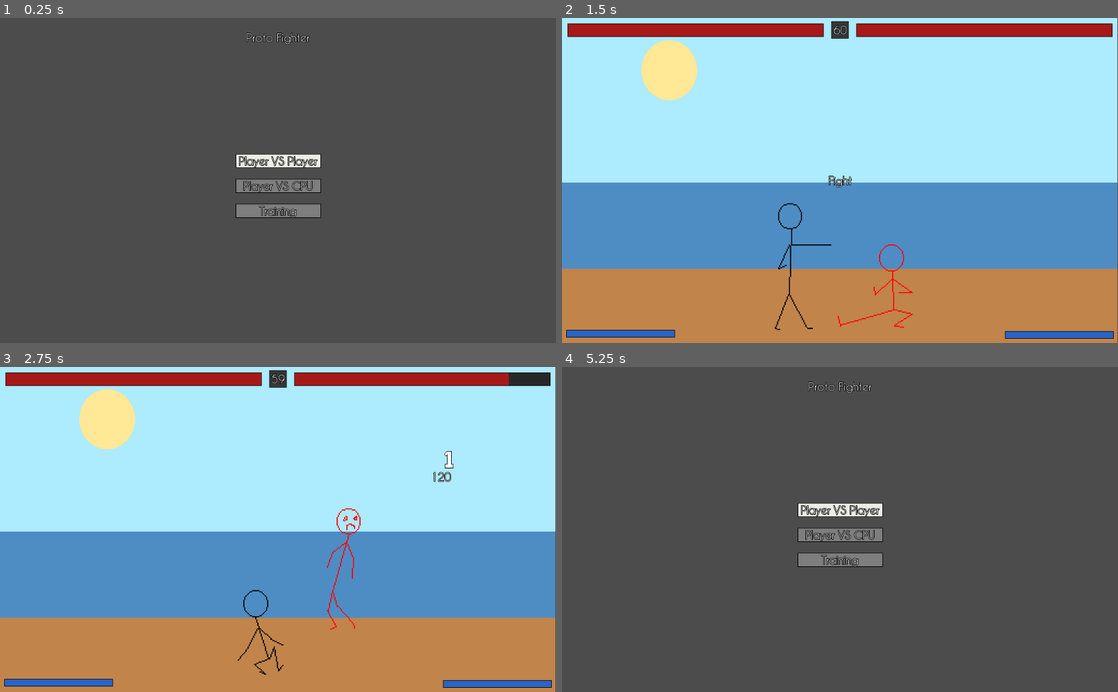
Above: before the commit, frames 1-4 (two rows, left to right).
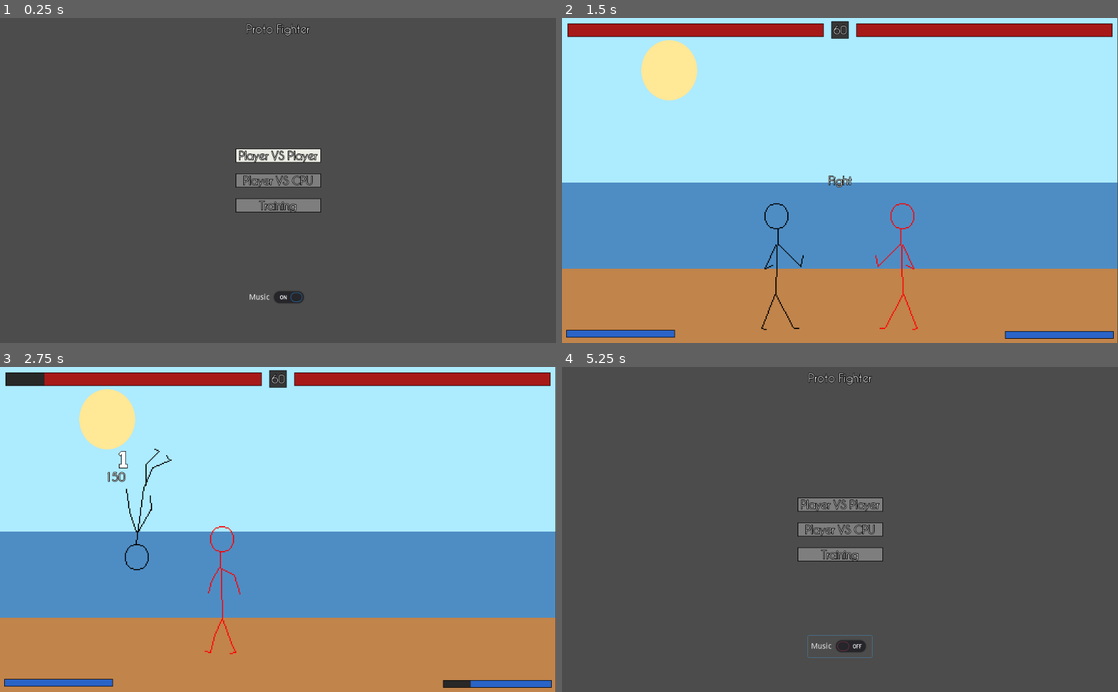
Above: after the commit, the same moments.

Repository: LukeSSJ/MiniFighter
Game: Godot game, scene res://Menu.tscn
The game is run twice, just before and just after one commit, with the same random seed, the same clock (stepped at 60 frames per second) and the same inputs.
Inputs (mouse positions are in pixels of both pictures, inside the frame that each line leads up to):
- Up to frame 1 (0.25 s): no input
- Up to frame 2 (1.5 s): click "Player VS CPU" at 0.5 s; tap Enter at 1.25 s; hold D (keyboard_right) from 1.28 s (still down); tap J (ui_accept) at 1.35 s
- Up to frame 3 (2.75 s): tap J (ui_accept) at 1.52, 1.82, 2.27, 2.3, 2.57 s; release D (keyboard_right) at 2.03 s; hold S from 2.03 s (still down); tap L at 2.1 s
- Up to frame 4 (5.25 s): release S at 2.78 s; hold D (keyboard_right) 2.78-3.53 s; tap J (ui_accept) at 2.85, 3.77, 3.8, 4.07, 4.35, 4.52, 4.82 s; hold W 3.53-4.28 s; tap L at 3.6 s; hold A (keyboard_left) 4.28-5 s; tap Escape (pause) at 4.9 s; click (840, 646) at 5 s, where only the run after the commit has a clickable "Music"

The runs differ from the first frame. In frame 1, 2.5% of the frame differs, in the area x 42-58%, y 1-88%; in frame 2, 1.0%; in frame 3, 2.0%; in frame 4, 2.6%, in the area x 42-58%, y 1-90%.

Commit message:
More SFX + Music

Diff:
--- a/Global.gd
+++ b/Global.gd
@@ -13,5 +13,7 @@
 	UNBLOCKABLE,
 }
 
+var music = true
+
 var game_mode
 var input_methods = []
--- a/Hitbox.gd
+++ b/Hitbox.gd
@@ -11,6 +11,8 @@
 export (Global.Guard) var guard = Global.Guard.MID
 export var on_hit_action = ""
 export var cancel_to = ""
+export var hit_sfx = "Hit"
+export var pitch_mod = 1.0
 
 var player
 var facing
--- a/Main.gd
+++ b/Main.gd
@@ -15,6 +15,8 @@
 func _ready():
 	UI.connect("rematch", self, "game_start")
 	game_start()
+	if Global.music:
+		$Music.play()
 
 func _process(_delta):
 	if Input.is_action_just_pressed("pause"):
@@ -46,7 +48,9 @@
 		p[i].connect("set_combo_count", UI, "set_combo_count")
 		p[i].connect("knocked_out", self, "knocked_out")
 		$Floor.add_child(p[i])
-		UI.update_hp(i, 100)
+		UI.update_hp(i, p[i].hp)
+		UI.update_special(i, p[i].special)
+		UI.set_combo_count(p[i])
 		UI.set_wins(i, wins[i])
 	p[0].other_player = p[1]
 	p[1].other_player = p[0]
--- a/Main.tscn
+++ b/Main.tscn
@@ -1,8 +1,9 @@
-[gd_scene load_steps=4 format=2]
+[gd_scene load_steps=5 format=2]
 
 [ext_resource path="res://Main.gd" type="Script" id=1]
 [ext_resource path="res://UI.tscn" type="PackedScene" id=2]
 [ext_resource path="res://stage/beach.png" type="Texture" id=3]
+[ext_resource path="res://music/summon-the-rawk_kevin-macleod.wav" type="AudioStream" id=4]
 
 [node name="Main" type="Node2D"]
 position = Vector2( -1, 0 )
@@ -17,7 +18,7 @@
 [node name="TimerRound" type="Timer" parent="."]
 
 [node name="TimerRoundStart" type="Timer" parent="."]
-wait_time = 0.8
+wait_time = 1.5
 one_shot = true
 
 [node name="TimerNextRound" type="Timer" parent="."]
@@ -25,6 +26,10 @@
 one_shot = true
 
 [node name="UI" parent="." instance=ExtResource( 2 )]
+
+[node name="Music" type="AudioStreamPlayer" parent="."]
+stream = ExtResource( 4 )
+volume_db = -6.0
 [connection signal="timeout" from="TimerRound" to="." method="timer_count_down"]
 [connection signal="timeout" from="TimerRoundStart" to="." method="fight"]
 [connection signal="timeout" from="TimerNextRound" to="." method="next_round"]
--- a/Menu.gd
+++ b/Menu.gd
@@ -3,14 +3,20 @@
 onready var VsPlayer = $Main/Buttons/List/VsPlayer
 onready var VsCPU = $Main/Buttons/List/VsCPU
 onready var Training = $Main/Buttons/List/Training
+onready var Music = $Main/Options/Music
 onready var ChooseInput = $ChooseInput
 
 func _ready():
 	VsPlayer.connect("pressed", self, "vs_player")
 	VsCPU.connect("pressed", self, "vs_cpu")
 	Training.connect("pressed", self, "training")
+
+	Music.connect("toggled", self, "toggle_music")
+	Music.pressed = Global.music
+
 	ChooseInput.connect("input_choosen", self, "input_choosen")
 	ChooseInput.connect("cancel", self, "input_choosen_cancelled")
+
 	VsPlayer.grab_focus()
 
 func vs_player():
@@ -30,14 +36,21 @@
 	$Main.hide()
 	ChooseInput.choose(false)
 
+func toggle_music(on):
+	Global.music = on
+
 func input_choosen(players):
 	Global.input_methods = players
 	clear_inputs("p1_")
 	if players[0] != null:
 		map_inputs("p1_", players[0])
+	else:
+		map_inputs("p1_", players[1] + 1)
 	clear_inputs("p2_")
 	if players[1] != null:
 		map_inputs("p2_", players[1])
+	else:
+		map_inputs("p2_", players[0] + 1)
 	get_tree().change_scene("res://Main.tscn")
 
 func input_choosen_cancelled():
--- a/Menu.tscn
+++ b/Menu.tscn
@@ -8,21 +8,38 @@
 script = ExtResource( 2 )
 
 [node name="Main" type="Control" parent="."]
-margin_right = 40.0
-margin_bottom = 40.0
+anchor_right = 1.0
+anchor_bottom = 1.0
 __meta__ = {
 "_edit_use_anchors_": false
 }
+
+[node name="Title" type="MarginContainer" parent="Main"]
+anchor_left = 0.5
+anchor_right = 0.5
+margin_left = -58.0
+margin_right = 58.0
+margin_bottom = 40.0
+theme = ExtResource( 1 )
+__meta__ = {
+"_edit_use_anchors_": false
+}
+
+[node name="Label" type="Label" parent="Main/Title"]
+margin_top = 8.0
+margin_right = 116.0
+margin_bottom = 32.0
+text = "Proto Fighter"
 
 [node name="Buttons" type="MarginContainer" parent="Main"]
 anchor_left = 0.5
 anchor_top = 0.5
 anchor_right = 0.5
 anchor_bottom = 0.5
-margin_left = 413.5
-margin_top = 231.0
-margin_right = 570.5
-margin_bottom = 349.0
+margin_left = -78.5
+margin_top = -59.0
+margin_right = 78.5
+margin_bottom = 59.0
 theme = ExtResource( 1 )
 __meta__ = {
 "_edit_use_anchors_": false
@@ -50,23 +67,24 @@
 margin_bottom = 118.0
 text = "Training"
 
-[node name="Title" type="MarginContainer" parent="Main"]
+[node name="Options" type="MarginContainer" parent="Main"]
 anchor_left = 0.5
+anchor_top = 1.0
 anchor_right = 0.5
-margin_left = 434.0
-margin_top = 16.0
-margin_right = 550.0
-margin_bottom = 56.0
-theme = ExtResource( 1 )
+anchor_bottom = 1.0
+margin_left = -59.0
+margin_top = -104.0
+margin_right = 59.0
+margin_bottom = -64.0
 __meta__ = {
 "_edit_use_anchors_": false
 }
 
-[node name="Label" type="Label" parent="Main/Title"]
-margin_top = 8.0
-margin_right = 116.0
-margin_bottom = 32.0
-text = "Proto Fighter"
+[node name="Music" type="CheckButton" parent="Main/Options"]
+margin_right = 118.0
+margin_bottom = 40.0
+pressed = true
+text = "Music"
 
 [node name="ChooseInput" parent="." instance=ExtResource( 3 )]
 visible = false
--- a/Player.gd
+++ b/Player.gd
@@ -67,8 +67,6 @@
 func _ready():
 	half_width = $Collision.shape.extents.x
 	perform_action("Stand")
-	emit_signal("set_combo_count", self)
-	emit_signal("update_special", index, special)
 
 func set_index(set_index):
 	index = set_index
@@ -82,7 +80,7 @@
 func _process(delta):
 	controller.update()
 	controller.dir.x *= facing
-	if hitstop:
+	if hitstop or is_queued_for_deletion():
 		return
 
 	if special_regen:
@@ -274,9 +272,10 @@
 	if !x_mod:
 		x_mod = hitbox.owner.facing
 	var apply_pushback = false
+	var sfx
 	if blocked:
 		in_blockstun = true
-		$SFX/Block.play()
+		sfx = $SFX/Block
 		if controller.dir.y == 1:
 			perform_action("CrouchBlock")
 			set_pose(Pose.CROUCH)
@@ -286,7 +285,7 @@
 		apply_pushback = true
 	else:
 		in_blockstun = false
-		$SFX/Hit.play()
+		sfx = $SFX.get_node(hitbox.hit_sfx)
 		if combo_count > 0:
 			damage *= 0.3
 		combo_count += 1
@@ -316,6 +315,8 @@
 	hp -= damage
 	state = State.HITSTUN
 	emit_signal("take_damage", index, hp)
+	sfx.pitch_scale = hitbox.pitch_mod
+	sfx.play()
 	if hp <= 0:
 		perform_action("KO")
 		active = false
--- a/Player.tscn
+++ b/Player.tscn
@@ -40,11 +40,13 @@
 [ext_resource path="res://shader/silouette.shader" type="Shader" id=38]
 [ext_resource path="res://player/walk.png" type="Texture" id=39]
 [ext_resource path="res://player/walk_back.png" type="Texture" id=40]
-[ext_resource path="res://sfx/whiff_light.wav" type="AudioStream" id=41]
+[ext_resource path="res://sfx/whiff_light2.wav" type="AudioStream" id=41]
 [ext_resource path="res://sfx/grab.wav" type="AudioStream" id=42]
-[ext_resource path="res://sfx/block.wav" type="AudioStream" id=43]
-[ext_resource path="res://sfx/knockdown.wav" type="AudioStream" id=44]
-[ext_resource path="res://sfx/hit.wav" type="AudioStream" id=45]
+[ext_resource path="res://sfx/block_metal.wav" type="AudioStream" id=43]
+[ext_resource path="res://sfx/thud.wav" type="AudioStream" id=44]
+[ext_resource path="res://sfx/slap.wav" type="AudioStream" id=45]
+[ext_resource path="res://sfx/whiff_heavy.wav" type="AudioStream" id=46]
+[ext_resource path="res://sfx/hit_heavy3.wav" type="AudioStream" id=47]
 
 [sub_resource type="ShaderMaterial" id=1]
 shader = ExtResource( 38 )
@@ -58,40 +60,40 @@
 region = Rect2( 0, 0, 64, 128 )
 
 [sub_resource type="AtlasTexture" id=4]
+atlas = ExtResource( 40 )
+region = Rect2( 0, 0, 64, 128 )
+
+[sub_resource type="AtlasTexture" id=5]
+atlas = ExtResource( 40 )
+region = Rect2( 64, 0, 64, 128 )
+
+[sub_resource type="AtlasTexture" id=6]
+atlas = ExtResource( 40 )
+region = Rect2( 128, 0, 64, 128 )
+
+[sub_resource type="AtlasTexture" id=7]
+atlas = ExtResource( 40 )
+region = Rect2( 192, 0, 64, 128 )
+
+[sub_resource type="AtlasTexture" id=8]
+atlas = ExtResource( 40 )
+region = Rect2( 256, 0, 64, 128 )
+
+[sub_resource type="AtlasTexture" id=9]
 atlas = ExtResource( 39 )
 region = Rect2( 0, 0, 64, 128 )
 
-[sub_resource type="AtlasTexture" id=5]
+[sub_resource type="AtlasTexture" id=10]
 atlas = ExtResource( 39 )
 region = Rect2( 64, 0, 64, 128 )
 
-[sub_resource type="AtlasTexture" id=6]
+[sub_resource type="AtlasTexture" id=11]
 atlas = ExtResource( 39 )
 region = Rect2( 128, 0, 64, 128 )
 
-[sub_resource type="AtlasTexture" id=7]
+[sub_resource type="AtlasTexture" id=12]
 atlas = ExtResource( 39 )
 region = Rect2( 192, 0, 64, 128 )
-
-[sub_resource type="AtlasTexture" id=8]
-atlas = ExtResource( 40 )
-region = Rect2( 0, 0, 64, 128 )
-
-[sub_resource type="AtlasTexture" id=9]
-atlas = ExtResource( 40 )
-region = Rect2( 64, 0, 64, 128 )
-
-[sub_resource type="AtlasTexture" id=10]
-atlas = ExtResource( 40 )
-region = Rect2( 128, 0, 64, 128 )
-
-[sub_resource type="AtlasTexture" id=11]
-atlas = ExtResource( 40 )
-region = Rect2( 192, 0, 64, 128 )
-
-[sub_resource type="AtlasTexture" id=12]
-atlas = ExtResource( 40 )
-region = Rect2( 256, 0, 64, 128 )
 
 [sub_resource type="SpriteFrames" id=13]
 animations = [ {
@@ -100,15 +102,15 @@
 "name": "default",
 "speed": 12.0
 }, {
-"frames": [ SubResource( 4 ), SubResource( 5 ), SubResource( 6 ), SubResource( 7 ) ],
+"frames": [ SubResource( 4 ), SubResource( 5 ), SubResource( 6 ), SubResource( 7 ), SubResource( 8 ) ],
+"loop": true,
+"name": "walk_back",
+"speed": 12.0
+}, {
+"frames": [ SubResource( 9 ), SubResource( 10 ), SubResource( 11 ), SubResource( 12 ) ],
 "loop": true,
 "name": "walk",
 "speed": 12.0
-}, {
-"frames": [ SubResource( 8 ), SubResource( 9 ), SubResource( 10 ), SubResource( 11 ), SubResource( 12 ) ],
-"loop": true,
-"name": "walk_back",
-"speed": 12.0
 } ]
 
 [sub_resource type="RectangleShape2D" id=14]
@@ -160,7 +162,7 @@
 extents = Vector2( 30, 115 )
 
 [sub_resource type="RectangleShape2D" id=30]
-extents = Vector2( 30, 58 )
+extents = Vector2( 43, 34 )
 
 [sub_resource type="Animation" id=31]
 length = 0.4
@@ -292,13 +294,13 @@
 "values": [ Vector2( 31, -36 ) ]
 }
 tracks/4/type = "method"
-tracks/4/path = NodePath("SFX/WhiffLight")
+tracks/4/path = NodePath("SFX/WhiffMed")
 tracks/4/interp = 1
 tracks/4/loop_wrap = true
 tracks/4/imported = false
 tracks/4/enabled = true
 tracks/4/keys = {
-"times": PoolRealArray( 0.0666667 ),
+"times": PoolRealArray( 0.068 ),
 "transitions": PoolRealArray( 1 ),
 "values": [ {
 "args": [ 0.0 ],
@@ -370,13 +372,13 @@
 "values": [ Vector2( 65, 25 ), Vector2( 30, 26 ) ]
 }
 tracks/5/type = "method"
-tracks/5/path = NodePath("SFX/WhiffLight")
+tracks/5/path = NodePath("SFX/WhiffMed")
 tracks/5/interp = 1
 tracks/5/loop_wrap = true
 tracks/5/imported = false
 tracks/5/enabled = true
 tracks/5/keys = {
-"times": PoolRealArray( 0.133333 ),
+"times": PoolRealArray( 0.136 ),
 "transitions": PoolRealArray( 1 ),
 "values": [ {
 "args": [ 0.0 ],
@@ -526,13 +528,13 @@
 "values": [ Vector2( 39, 30 ) ]
 }
 tracks/5/type = "method"
-tracks/5/path = NodePath("SFX/WhiffLight")
+tracks/5/path = NodePath("SFX/WhiffMed")
 tracks/5/interp = 1
 tracks/5/loop_wrap = true
 tracks/5/imported = false
 tracks/5/enabled = true
 tracks/5/keys = {
-"times": PoolRealArray( 0.0833333 ),
+"times": PoolRealArray( 0.085 ),
 "transitions": PoolRealArray( 1 ),
 "values": [ {
 "args": [ 0.0 ],
@@ -604,13 +606,13 @@
 "values": [ Vector2( 47, 82 ), Vector2( 58, 68 ), Vector2( 34, 45 ) ]
 }
 tracks/5/type = "method"
-tracks/5/path = NodePath("SFX/WhiffLight")
+tracks/5/path = NodePath("SFX/WhiffHeavy")
 tracks/5/interp = 1
 tracks/5/loop_wrap = true
 tracks/5/imported = false
 tracks/5/enabled = true
 tracks/5/keys = {
-"times": PoolRealArray( 0.15 ),
+"times": PoolRealArray( 0.136 ),
 "transitions": PoolRealArray( 1 ),
 "values": [ {
 "args": [ 0.0 ],
@@ -746,6 +748,20 @@
 "update": 0,
 "values": [ Vector2( 43, 34 ) ]
 }
+tracks/6/type = "method"
+tracks/6/path = NodePath("SFX/WhiffLight")
+tracks/6/interp = 1
+tracks/6/loop_wrap = true
+tracks/6/imported = false
+tracks/6/enabled = true
+tracks/6/keys = {
+"times": PoolRealArray( 0.187 ),
+"transitions": PoolRealArray( 1 ),
+"values": [ {
+"args": [ 0.0 ],
+"method": "play"
+} ]
+}
 
 [sub_resource type="Animation" id=44]
 length = 0.5
@@ -957,13 +973,13 @@
 "values": [ Vector2( 52, 27 ), Vector2( 75, 27 ) ]
 }
 tracks/5/type = "method"
-tracks/5/path = NodePath("SFX/WhiffLight")
+tracks/5/path = NodePath("SFX/WhiffMed")
 tracks/5/interp = 1
 tracks/5/loop_wrap = true
 tracks/5/imported = false
 tracks/5/enabled = true
 tracks/5/keys = {
-"times": PoolRealArray( 0.0833333 ),
+"times": PoolRealArray( 0.085 ),
 "transitions": PoolRealArray( 1 ),
 "values": [ {
 "args": [ 0.0 ],
@@ -1034,13 +1050,13 @@
 "values": [ Vector2( 17, 67 ), Vector2( 29, 80 ) ]
 }
 tracks/5/type = "method"
-tracks/5/path = NodePath("SFX/WhiffLight")
+tracks/5/path = NodePath("SFX/WhiffMed")
 tracks/5/interp = 1
 tracks/5/loop_wrap = true
 tracks/5/imported = false
 tracks/5/enabled = true
 tracks/5/keys = {
-"times": PoolRealArray( 0.183333 ),
+"times": PoolRealArray( 0.187 ),
 "transitions": PoolRealArray( 1 ),
 "values": [ {
 "args": [ 0.0 ],
@@ -1113,7 +1129,7 @@
 tracks/2/imported = false
 tracks/2/enabled = true
 tracks/2/keys = {
-"times": PoolRealArray( 0 ),
+"times": PoolRealArray( 0.1 ),
 "transitions": PoolRealArray( 1 ),
 "update": 0,
 "values": [ Vector2( 0, 0 ) ]
@@ -1195,6 +1211,20 @@
 "transitions": PoolRealArray( 1 ),
 "update": 1,
 "values": [ Vector2( 45, -29 ) ]
+}
+tracks/5/type = "method"
+tracks/5/path = NodePath("SFX/WhiffHeavy")
+tracks/5/interp = 1
+tracks/5/loop_wrap = true
+tracks/5/imported = false
+tracks/5/enabled = true
+tracks/5/keys = {
+"times": PoolRealArray( 0.238 ),
+"transitions": PoolRealArray( 1 ),
+"values": [ {
+"args": [ 0.0 ],
+"method": "play"
+} ]
 }
 
 [sub_resource type="Animation" id=53]
@@ -1344,13 +1374,13 @@
 "values": [ Vector2( 13, 23 ), Vector2( 3, 28 ) ]
 }
 tracks/7/type = "method"
-tracks/7/path = NodePath("SFX/WhiffLight")
+tracks/7/path = NodePath("SFX/WhiffHeavy")
 tracks/7/interp = 1
 tracks/7/loop_wrap = true
 tracks/7/imported = false
 tracks/7/enabled = true
 tracks/7/keys = {
-"times": PoolRealArray( 0.0833333 ),
+"times": PoolRealArray( 0.102 ),
 "transitions": PoolRealArray( 1 ),
 "values": [ {
 "args": [ 0.0 ],
@@ -1503,6 +1533,20 @@
 "method": "invul_off"
 } ]
 }
+tracks/5/type = "method"
+tracks/5/path = NodePath("SFX/WhiffLight")
+tracks/5/interp = 1
+tracks/5/loop_wrap = true
+tracks/5/imported = false
+tracks/5/enabled = true
+tracks/5/keys = {
+"times": PoolRealArray( 0 ),
+"transitions": PoolRealArray( 1 ),
+"values": [ {
+"args": [ 0.0 ],
+"method": "play"
+} ]
+}
 
 [node name="Player" type="KinematicBody2D"]
 material = SubResource( 1 )
@@ -1510,7 +1554,7 @@
 GRAVITY = 80
 
 [node name="Collision" type="CollisionShape2D" parent="."]
-visible = false
+position = Vector2( 0, -100 )
 shape = SubResource( 2 )
 
 [node name="Pivot" type="Node2D" parent="."]
@@ -1651,6 +1695,7 @@
 hitstun = 0.3
 blockstun_mod = 0.9
 cancel_to = "5A,2A,5B,2B,5C,2C"
+pitch_mod = 0.9
 
 [node name="CollisionShape2D" type="CollisionShape2D" parent="Pivot/5A/Hitbox"]
 position = Vector2( 40, -34 )
@@ -1675,6 +1720,7 @@
 hitstun = 0.35
 hitstop = 0.15
 cancel_to = "2B,5C,2C"
+pitch_mod = 0.6
 
 [node name="CollisionShape2D" type="CollisionShape2D" parent="Pivot/5B/Hitbox"]
 position = Vector2( 54, 41 )
@@ -1696,12 +1742,14 @@
 damage = 14
 chip_mod = 0.1
 pushback = 600
-launch = Vector2( 400, -1000 )
+launch = Vector2( 300, -1000 )
 juggle = Vector2( 200, -1100 )
 hitstun = 0.7
 blockstun_mod = 0.5
 hitstop = 0.2
 cancel_to = "2C"
+hit_sfx = "HitHeavy"
+pitch_mod = 1.0
 
 [node name="CollisionShape2D" type="CollisionShape2D" parent="Pivot/5C/Hitbox"]
 position = Vector2( 102, -13 )
@@ -1751,6 +1799,7 @@
 blockstun_mod = 0.8
 hitstop = 0.15
 cancel_to = "5B,5C,2C"
+pitch_mod = 0.8
 
 [node name="CollisionShape2D" type="CollisionShape2D" parent="Pivot/2B/Hitbox"]
 position = Vector2( 22, -59 )
@@ -1777,6 +1826,7 @@
 hitstop = 0.2
 guard = 1
 cancel_to = "5C"
+hit_sfx = "HitHeavy"
 
 [node name="CollisionShape2D" type="CollisionShape2D" parent="Pivot/2C/Hitbox"]
 position = Vector2( 70, 99 )
@@ -1821,6 +1871,7 @@
 hitstop = 0.2
 guard = 2
 cancel_to = "JC"
+pitch_mod = 0.8
 
 [node name="CollisionShape2D" type="CollisionShape2D" parent="Pivot/JB/Hitbox"]
 position = Vector2( 40, 60 )
@@ -1841,6 +1892,7 @@
 damage = 15
 hitstop = 0.2
 guard = 2
+pitch_mod = 0.8
 
 [node name="CollisionShape2D" type="CollisionShape2D" parent="Pivot/JC/Hitbox"]
 position = Vector2( 51, 76 )
@@ -1865,6 +1917,7 @@
 juggle = Vector2( 100, -400 )
 hitstun = 0.35
 guard = 2
+pitch_mod = 0.7
 
 [node name="CollisionShape2D" type="CollisionShape2D" parent="Pivot/Overhead/Hitbox"]
 position = Vector2( 41, -47 )
@@ -1887,6 +1940,7 @@
 hitstun = 1.0
 guard = 3
 on_hit_action = "Throw"
+pitch_mod = 2.0
 
 [node name="CollisionShape2D" type="CollisionShape2D" parent="Pivot/Grab/Hitbox"]
 position = Vector2( 46, -18 )
@@ -1910,6 +1964,7 @@
 chip_mod = 0.1
 launch = Vector2( 1000, -200 )
 guard = 3
+pitch_mod = 0.4
 
 [node name="CollisionShape2D" type="CollisionShape2D" parent="Pivot/Throw/Hitbox"]
 position = Vector2( 79, 6 )
@@ -1963,6 +2018,7 @@
 hitstun = 1.0
 blockstun_mod = 0.2
 hitstop = 0.2
+pitch_mod = 0.4
 
 [node name="CollisionShape2D" type="CollisionShape2D" parent="Pivot/Uppercut/Hitbox"]
 position = Vector2( 29, -1 )
@@ -1974,6 +2030,7 @@
 juggle = Vector2( 100, -1650 )
 hitstun = 1.0
 blockstun_mod = 0.2
+pitch_mod = 0.4
 
 [node name="CollisionShape2D" type="CollisionShape2D" parent="Pivot/Uppercut/Hitbox2"]
 position = Vector2( 22, -74 )
@@ -2000,6 +2057,7 @@
 juggle = Vector2( 300, -1300 )
 hitstun = 0.6
 blockstun_mod = 0.5
+pitch_mod = 0.7
 
 [node name="CollisionShape2D" type="CollisionShape2D" parent="Pivot/SpinKick/Hitbox"]
 position = Vector2( 2, 31 )
@@ -2016,7 +2074,7 @@
 visible = false
 
 [node name="HurtboxShape" type="CollisionShape2D" parent="Pivot/Hurtbox2"]
-position = Vector2( 13, 23 )
+position = Vector2( 40, -30 )
 shape = SubResource( 30 )
 
 [node name="TimerStun" type="Timer" parent="."]
@@ -2060,24 +2118,31 @@
 
 [node name="SFX" type="Node2D" parent="."]
 
-[node name="WhiffLight" type="AudioStreamPlayer2D" parent="SFX"]
-position = Vector2( 0, -128 )
+[node name="WhiffLight" type="AudioStreamPlayer" parent="SFX"]
 stream = ExtResource( 41 )
-
-[node name="Hit" type="AudioStreamPlayer2D" parent="SFX"]
-position = Vector2( 0, -128 )
+pitch_scale = 1.1
+
+[node name="WhiffMed" type="AudioStreamPlayer" parent="SFX"]
+stream = ExtResource( 46 )
+pitch_scale = 0.8
+
+[node name="WhiffHeavy" type="AudioStreamPlayer" parent="SFX"]
+stream = ExtResource( 46 )
+
+[node name="Hit" type="AudioStreamPlayer" parent="SFX"]
 stream = ExtResource( 45 )
-
-[node name="Block" type="AudioStreamPlayer2D" parent="SFX"]
-position = Vector2( 0, -128 )
+volume_db = -1.0
+
+[node name="HitHeavy" type="AudioStreamPlayer" parent="SFX"]
+stream = ExtResource( 47 )
+
+[node name="Block" type="AudioStreamPlayer" parent="SFX"]
 stream = ExtResource( 43 )
 
-[node name="Knockdown" type="AudioStreamPlayer2D" parent="SFX"]
-position = Vector2( 0, -128 )
+[node name="Knockdown" type="AudioStreamPlayer" parent="SFX"]
 stream = ExtResource( 44 )
 
-[node name="Grab" type="AudioStreamPlayer2D" parent="SFX"]
-position = Vector2( 0, -128 )
+[node name="Grab" type="AudioStreamPlayer" parent="SFX"]
 stream = ExtResource( 42 )
 [connection signal="timeout" from="Pivot/Fireball/TimerPulse" to="Pivot/Fireball" method="_on_TimerPulse_timeout"]
 [connection signal="timeout" from="TimerStun" to="." method="stun_end"]
--- a/SpinKick.gd
+++ b/SpinKick.gd
@@ -16,7 +16,7 @@
 func check_follow_up():
 	if owner.controller.button.d_held and follow_up_count < 2:
 		if owner.consume_special(5):
-			$Hitbox.juggle.y = -450
+			$Hitbox.juggle.y = -400
 			owner.get_node("Actions").seek(0.1)
 			owner.vel.y = -800
 			follow_up_count += 1
Not shown: 1 places in Player.tscn that only renumber resources
Not shown, added: music/summon-the-rawk_kevin-macleod.wav.import
Not shown, added: sfx/block_metal.wav.import
Not shown, added: sfx/hit1.wav.import
Not shown, added: sfx/hit_heavy.wav.import
Not shown, added: sfx/hit_heavy2.wav.import
Not shown, added: sfx/hit_heavy3.wav.import
Not shown, added: sfx/slap.wav.import
Not shown, added: sfx/thud.wav.import
Not shown, added: sfx/whiff_heavy.wav.import
Not shown, added: sfx/whiff_light2.wav.import
Not shown, changed: todo.txt
(and 10 more such lines)
